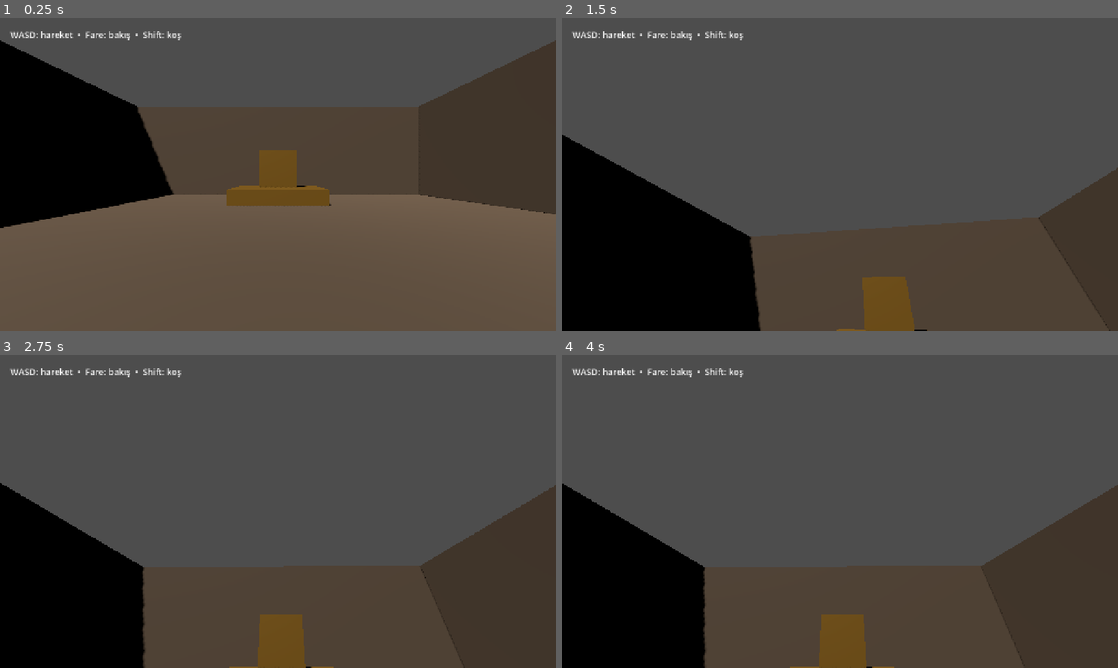
Above: before the commit, frames 1-4 (two rows, left to right).
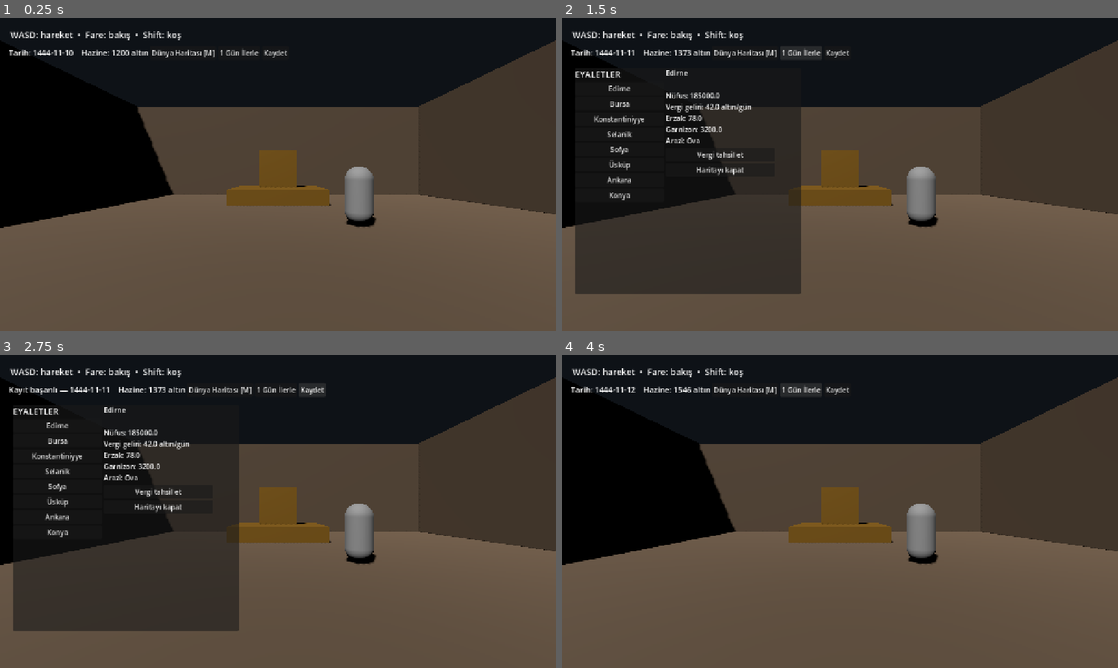
Above: after the commit, the same moments.

Repository: Yusuf-72/Dheu
Game: Godot game, scene res://scenes/palace.tscn
The game is run twice, just before and just after one commit, with the same random seed, the same clock (stepped at 60 frames per second) and the same inputs.
Inputs (mouse positions are in pixels of both pictures, inside the frame that each line leads up to):
- Up to frame 1 (0.25 s): no input
- Up to frame 2 (1.5 s): click (745, 52) at 0.5 s, where only the run after the commit has a clickable "Dünya Haritası [M]"; click (801, 52) at 1.25 s, where only the run after the commit has a clickable "1 Gün İlerle"
- Up to frame 3 (2.75 s): click (278, 389) at 2 s, where only the run after the commit has a clickable "Kaydet"
- Up to frame 4 (4 s): click (784, 389) at 2.75 s, where only the run after the commit has a clickable "Dünya Haritası [M]"; click (840, 389) at 3.5 s, where only the run after the commit has a clickable "1 Gün İlerle"

The runs differ from the first frame. In frame 1, 24% of the frame differs, in the area x 0-100%, y 0-68%; in frame 2, 77%; in frame 3, 79%, in the area x 0-100%, y 0-100%; in frame 4, 72%.
Error before the commit: Parse Error: Identifier "SaveManager" not declared in the current scope. (res://scripts/palace_manager.gd:149)

Commit message:
Repair autoload section line breaks

Diff:
--- a/godot/project.godot
+++ b/godot/project.godot
@@ -10,7 +10,10 @@
 window/size/viewport_height=720
 window/stretch/mode="canvas_items"
 
-[autoload]\nSaveManager="*res://scripts/imperium_save.gd"\n\n[rendering]
+[autoload]
+SaveManager="*res://scripts/imperium_save.gd"
+
+[rendering]
 renderer/rendering_method="gl_compatibility"
 renderer/rendering_method.mobile="gl_compatibility"
 textures/default_filters/use_nearest_mipmap_filter=false
